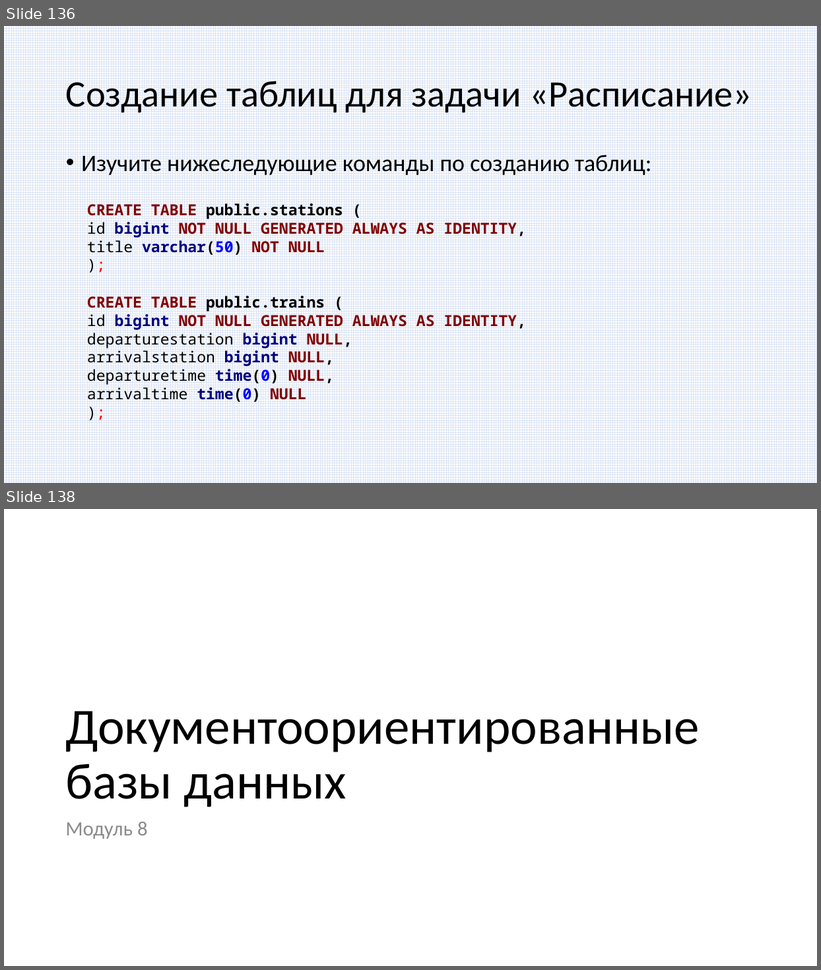
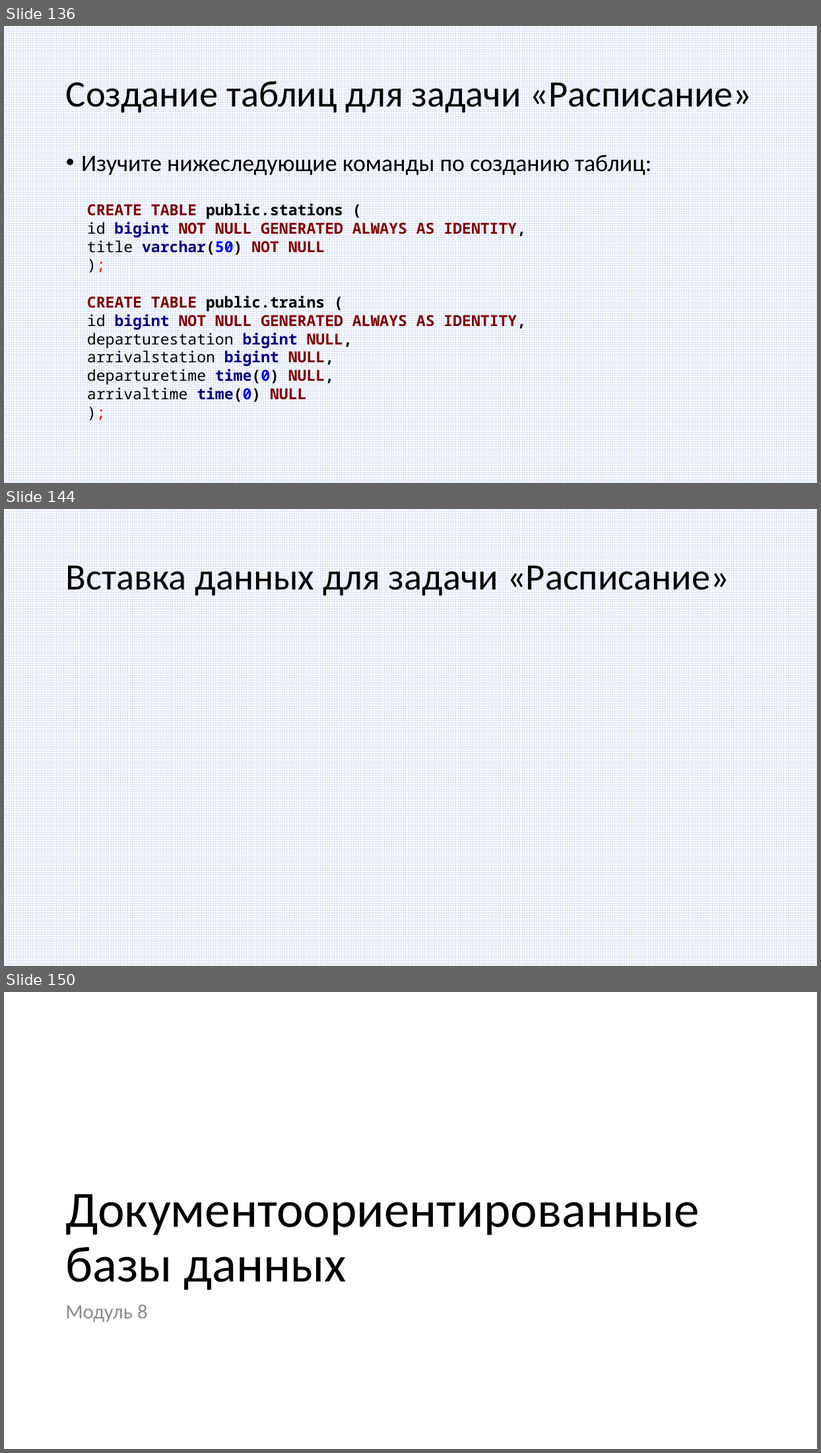
Before and after one commit to paveltsytovich/telegram-course, a slide deck: Presentation/Разработка ботов для телеграмм на Python.pptx. Shown one above the other, each under a label of ours: slides 136 and 138 before the commit, slides 136, 144 and 150 after it; the slides between them are not shown. The pictures are 821x970 and 821x1453 pixels, drawn with LibreOffice and Linux fonts; fonts in the diff are those of the drawing. Boxes give left, top, right and bottom in pixels: in the first picture for what was removed or moved away, otherwise in the second. Text is boxed around its words. In the diff, an @@ line names an element or a change of style, - is before the commit and + after.

```diff
--- a/Presentation/Разработка ботов для телеграмм на Python.pptx
+++ b/Presentation/Разработка ботов для телеграмм на Python.pptx
@@ slide 144 added at (4, 509, 817, 966), background #FFFFFF; not listed: 1 template element that a slide beside it also shows @@
@@ title added at (66, 565, 729, 596), 44 pt, text #000000 @@
+Вставка данных для задачи «Расписание»
@@ what was slide 138 is now slide 150 @@
```
Also in this commit, not shown: 12 other slides added, 1 slide removed, 2 other files.
